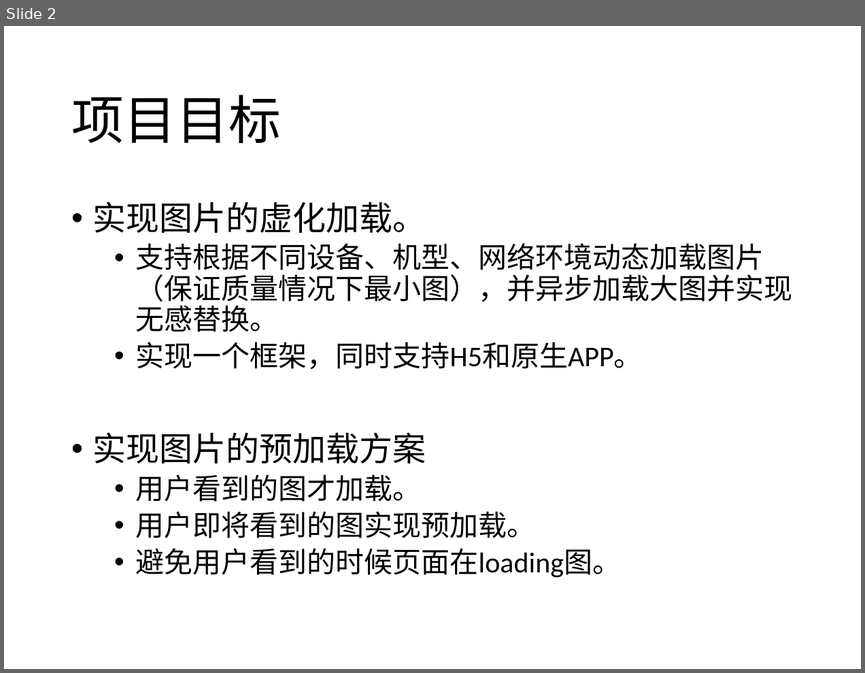
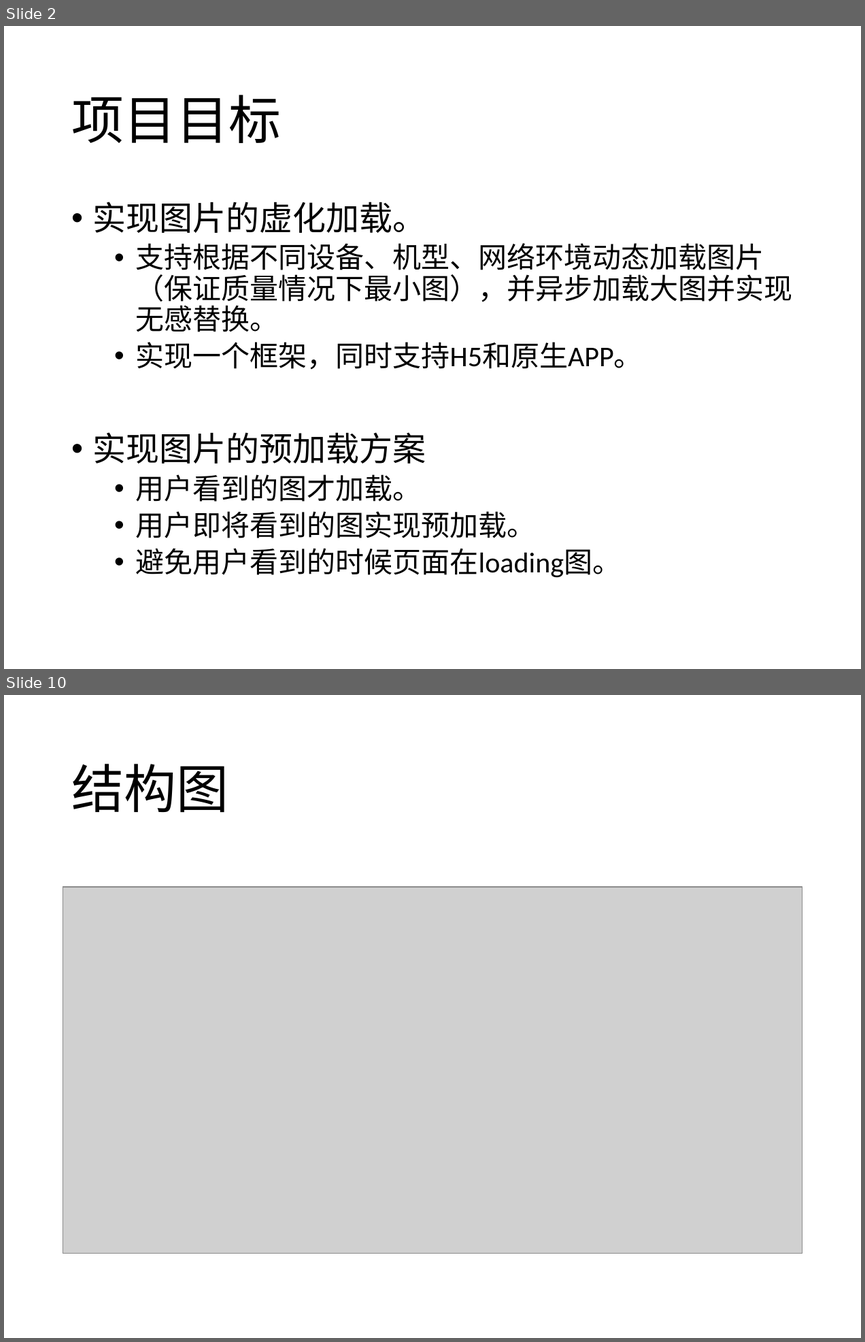
Before and after one commit to WMBao/ImageAccelerator, a slide deck: ImageAccelerator.pptx. Shown one above the other, each under a label of ours: slide 2 before the commit, slides 2 and 10 after it; the slides between them are not shown. The pictures are 865x673 and 865x1342 pixels, drawn with LibreOffice and Linux fonts; fonts in the diff are those of the drawing; grey boxes stand for pictures. Boxes give left, top, right and bottom in pixels: in the first picture for what was removed or moved away, otherwise in the second. Text is boxed around its words. In the diff, an @@ line names an element or a change of style, - is before the commit and + after.

```diff
--- a/ImageAccelerator.pptx
+++ b/ImageAccelerator.pptx
@@ slide 10 added at bbox=[4, 695, 861, 1338], background #FFFFFF @@
@@ title added at bbox=[71, 764, 228, 812], 44 pt, text #000000 @@
+结构图
@@ picture added at bbox=[63, 887, 802, 1254] @@
```
Also in this commit, not shown: 2 slides changed, 8 other slides added, 3 slides removed.
